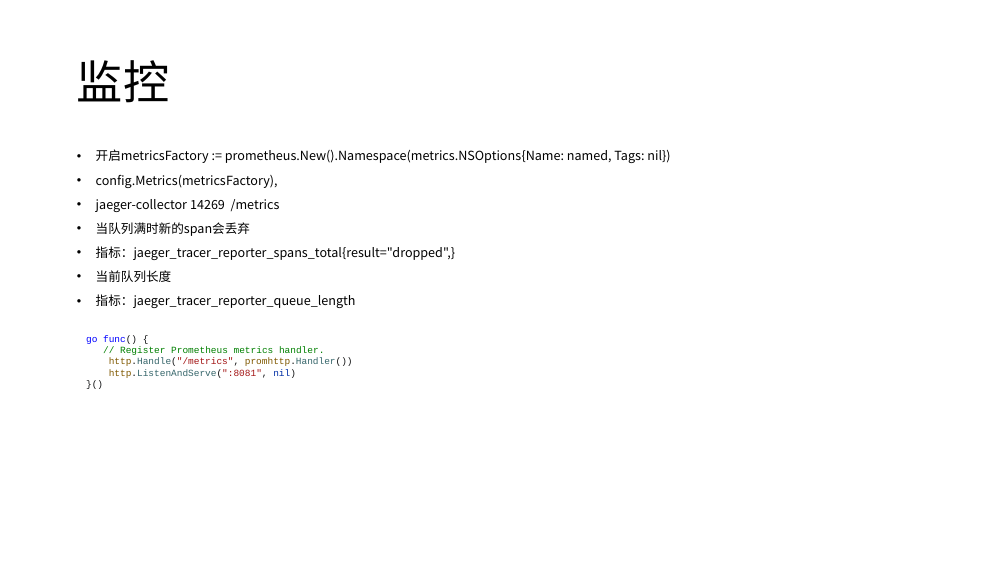
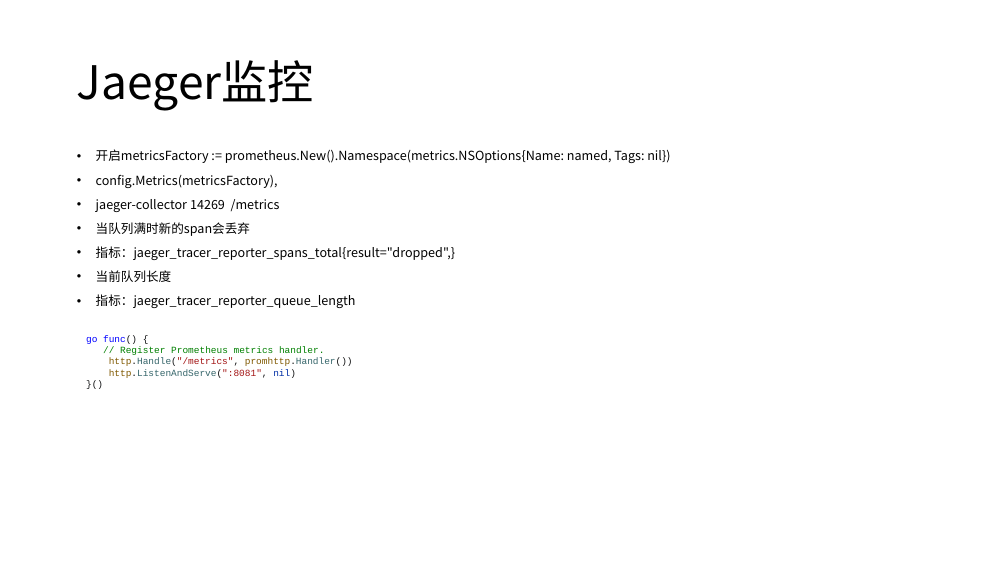
Before and after one commit to kingreatwill/open, a slide deck: slide 20 of files/Distributed Tracking System.pptx (slide 25 before the commit). Drawn at 1008x567 pixels with LibreOffice and Linux fonts; fonts in the diff are those of the drawing. Boxes give left, top, right and bottom in pixels: in the first picture for what was removed or moved away, otherwise in the second. Text is boxed around its words. In the diff, an @@ line names an element or a change of style, - is before the commit and + after.

```diff
--- a/files/Distributed Tracking System.pptx
+++ b/files/Distributed Tracking System.pptx
@@ title at <box>77,60,314,111</box>: text changed @@
-监控
+Jaeger监控
```
Also in this commit, not shown: 5 other slides changed, 2 slides added, 1 slide removed, 1 other file.
